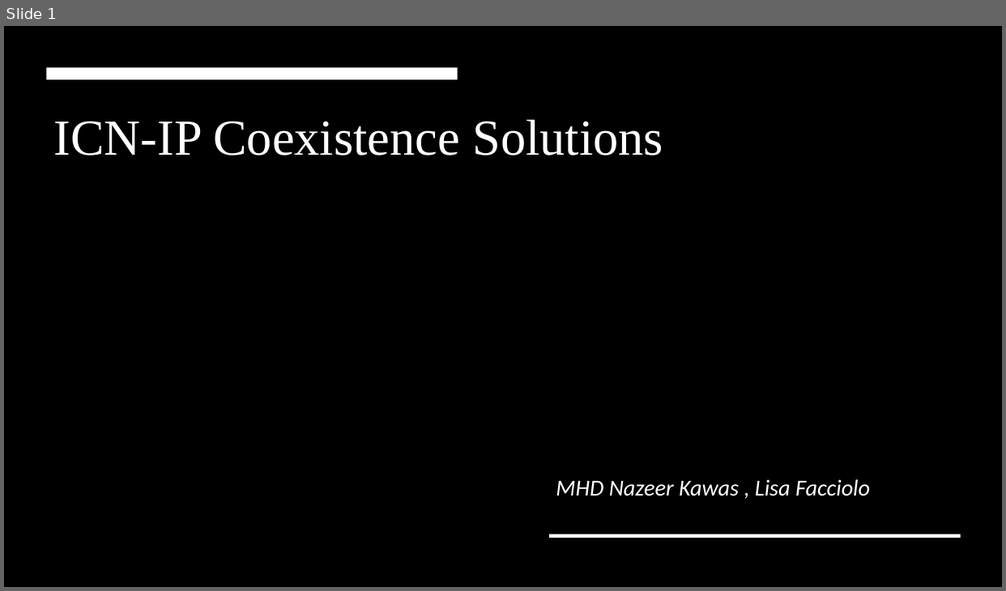
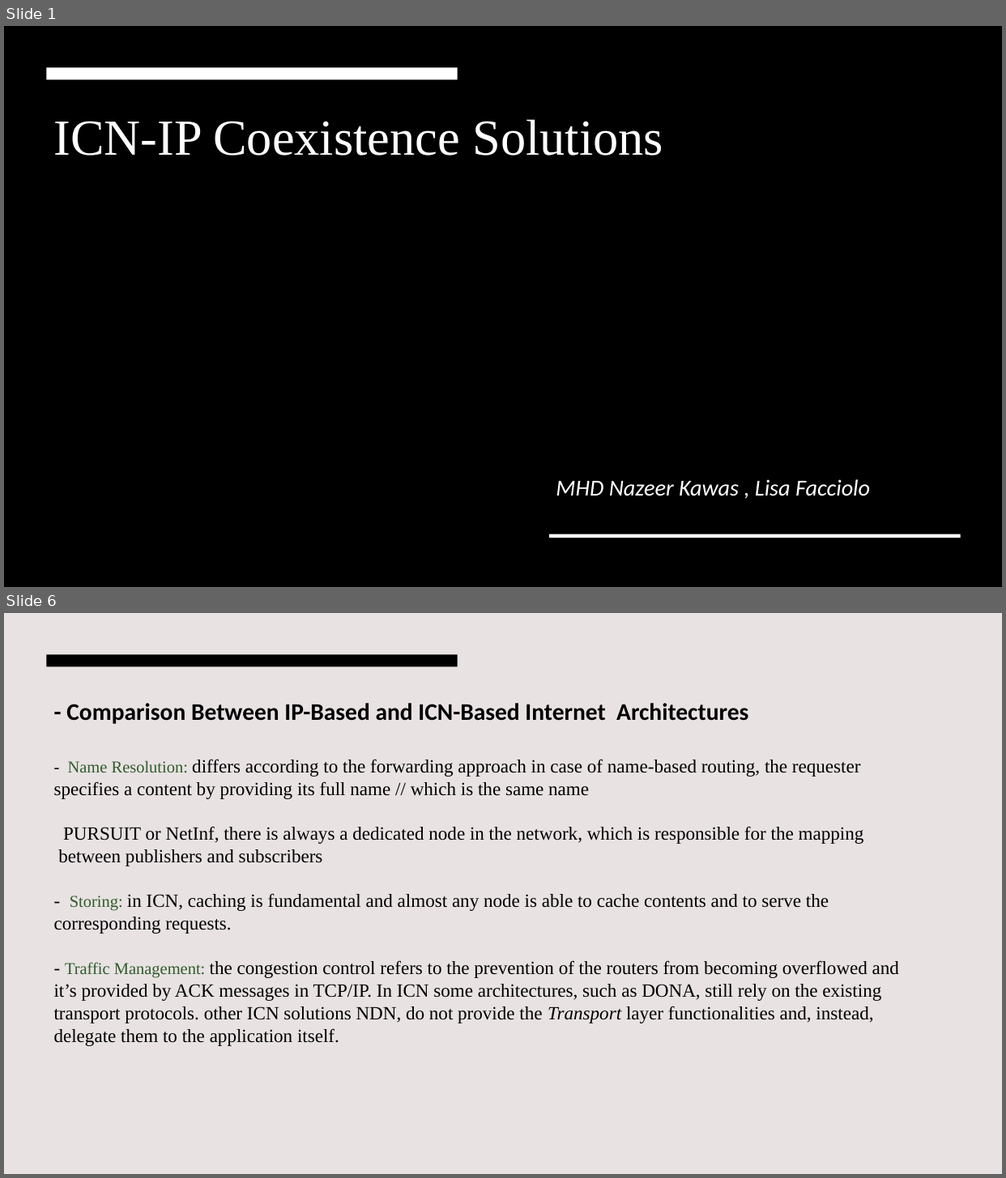
Before and after one commit to NazeerPD/CNS, a slide deck: ICN-IP Coexistence Solutions.pptx. Shown one above the other, each under a label of ours: slide 1 before the commit, slides 1 and 6 after it; the slides between them are not shown. The pictures are 1006x591 and 1006x1178 pixels, drawn with LibreOffice and Linux fonts; fonts in the diff are those of the drawing; background and template pictures are left out; a plain dark background stands for a picture behind light text. Boxes give left, top, right and bottom in pixels: in the first picture for what was removed or moved away, otherwise in the second. Text is boxed around its words. In the diff, an @@ line names an element or a change of style, - is before the commit and + after.

```diff
--- a/ICN-IP Coexistence Solutions.pptx
+++ b/ICN-IP Coexistence Solutions.pptx
@@ slide 6 added at [4,613,1002,1174], background #E8E2E3 @@
@@ rectangle added at [47,655,458,667], fill #000000 @@
@@ title added at [54,703,899,1046], 18 pt, text #000000 @@
+- Comparison Between IP-Based and ICN-Based Internet Architectures
+- Name Resolution: differs according to the forwarding approach in case of name-based routing, the requester specifies a content by providing its full name // which is the same name
+PURSUIT or NetInf, there is always a dedicated node in the network, which is responsible for the mapping between publishers and subscribers
+- Storing: in ICN, caching is fundamental and almost any node is able to cache contents and to serve the corresponding requests.
+- Traffic Management: the congestion control refers to the prevention of the routers from becoming overflowed and it’s provided by ACK messages in TCP/IP. In ICN some architectures, such as DONA, still rely on the existing transport protocols. other ICN solutions NDN, do not provide the Transport layer functionalities and, instead, delegate them to the application itself.
```
Also in this commit, not shown: 3 slides changed, 2 other slides added.
